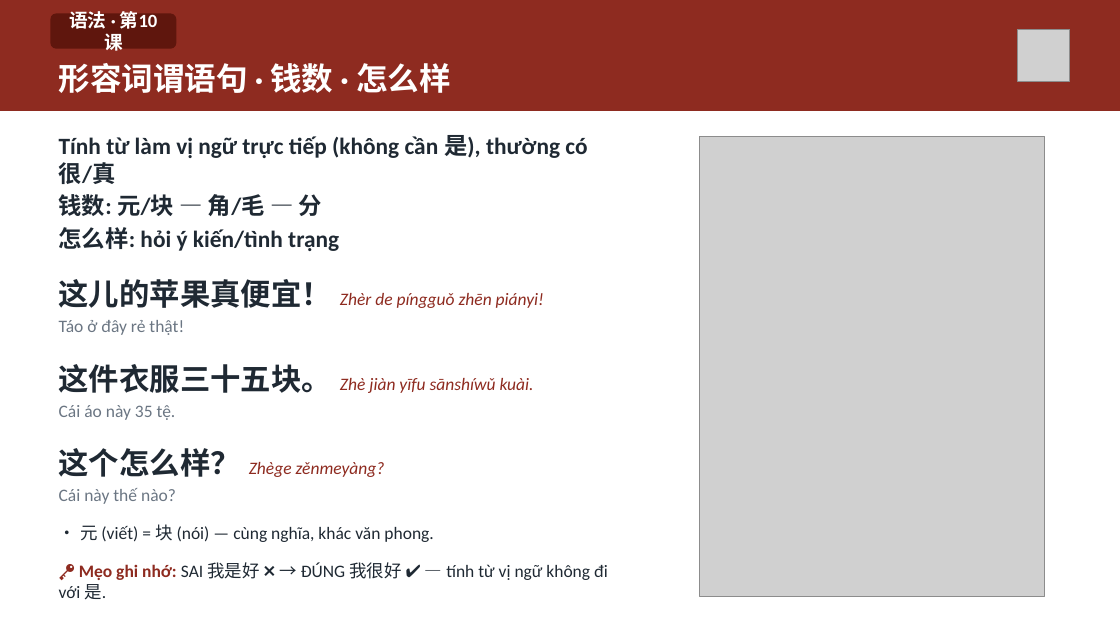
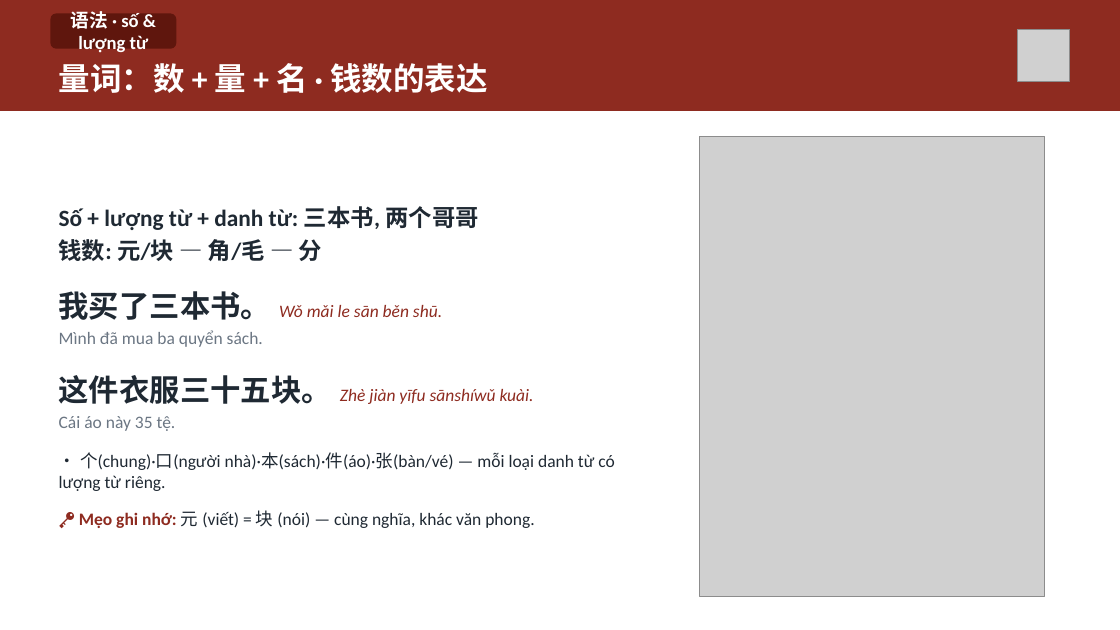
Before and after one commit to HuyenNguyen911/chinese-learning-os, a slide deck: slide 7 of output/hsk1/buoi16_ontap/slide/Buoi-16-Ontap.pptx (slide 12 before the commit). Drawn at 1120x630 pixels with LibreOffice and Linux fonts; fonts in the diff are those of the drawing; grey boxes stand for pictures. Boxes give left, top, right and bottom in pixels: in the first picture for what was removed or moved away, otherwise in the second. Text is boxed around its words. In the diff, an @@ line names an element or a change of style, - is before the commit and + after.

```diff
--- a/output/hsk1/buoi16_ontap/slide/Buoi-16-Ontap.pptx
+++ b/output/hsk1/buoi16_ontap/slide/Buoi-16-Ontap.pptx
@@ text in rounded rectangle at box(71, 11, 149, 53): text changed @@
-语法 · 第10课
+语法 · số & lượng từ
@@ text at box(59, 63, 488, 93): text changed @@
-形容词谓语句 · 钱数 · 怎么样
+量词：数 + 量 + 名 · 钱数的表达
@@ text at box(59, 206, 478, 230): text changed @@
-Tính từ làm vị ngữ trực tiếp (không cần 是), thường có 很/真
+Số + lượng từ + danh từ: 三本书, 两个哥哥
@@ text at box(59, 291, 442, 347): text changed; text colour #1F2933 to #6B7683 @@
-怎么样: hỏi ý kiến/tình trạng
-这儿的苹果真便宜！ Zhèr de píngguǒ zhēn piányi!
-Táo ở đây rẻ thật!
+我买了三本书。 Wǒ mǎi le sān běn shū.
+Mình đã mua ba quyển sách.
@@ text at box(59, 452, 614, 528): text changed @@
-这个怎么样？ Zhège zěnmeyàng?
-Cái này thế nào?
-• 元 (viết) = 块 (nói) — cùng nghĩa, khác văn phong.
-🔑 Mẹo ghi nhớ: SAI 我是好 ❌ → ĐÚNG 我很好 ✔ — tính từ vị ngữ không đi với 是.
+• 个(chung)·口(người nhà)·本(sách)·件(áo)·张(bàn/vé) — mỗi loại danh từ có lượng từ riêng.
+🔑 Mẹo ghi nhớ: 元 (viết) = 块 (nói) — cùng nghĩa, khác văn phong.
```
Also in this commit, not shown: 16 other slides changed, 2 slides added, 1 slide removed, 44 other files.
